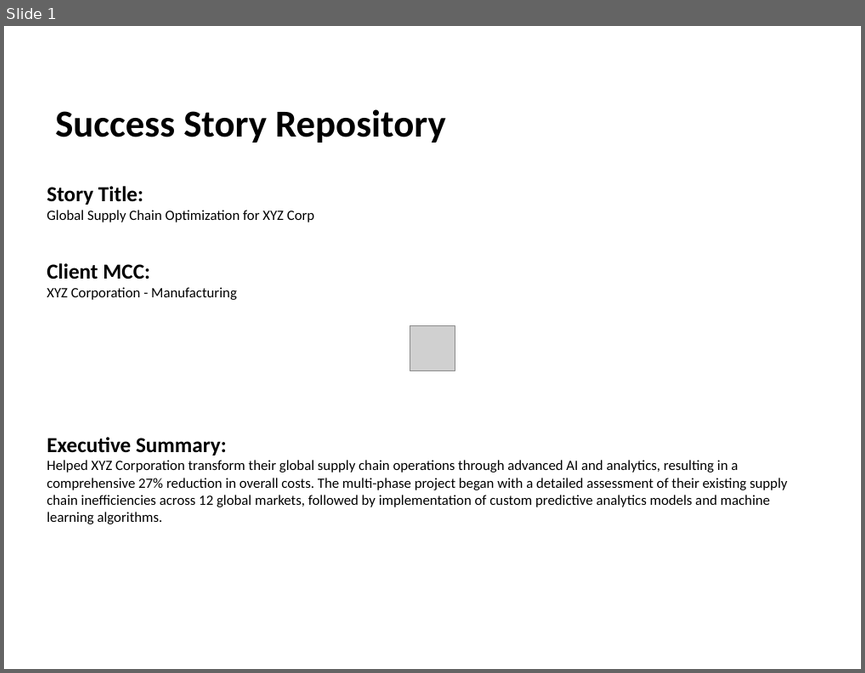
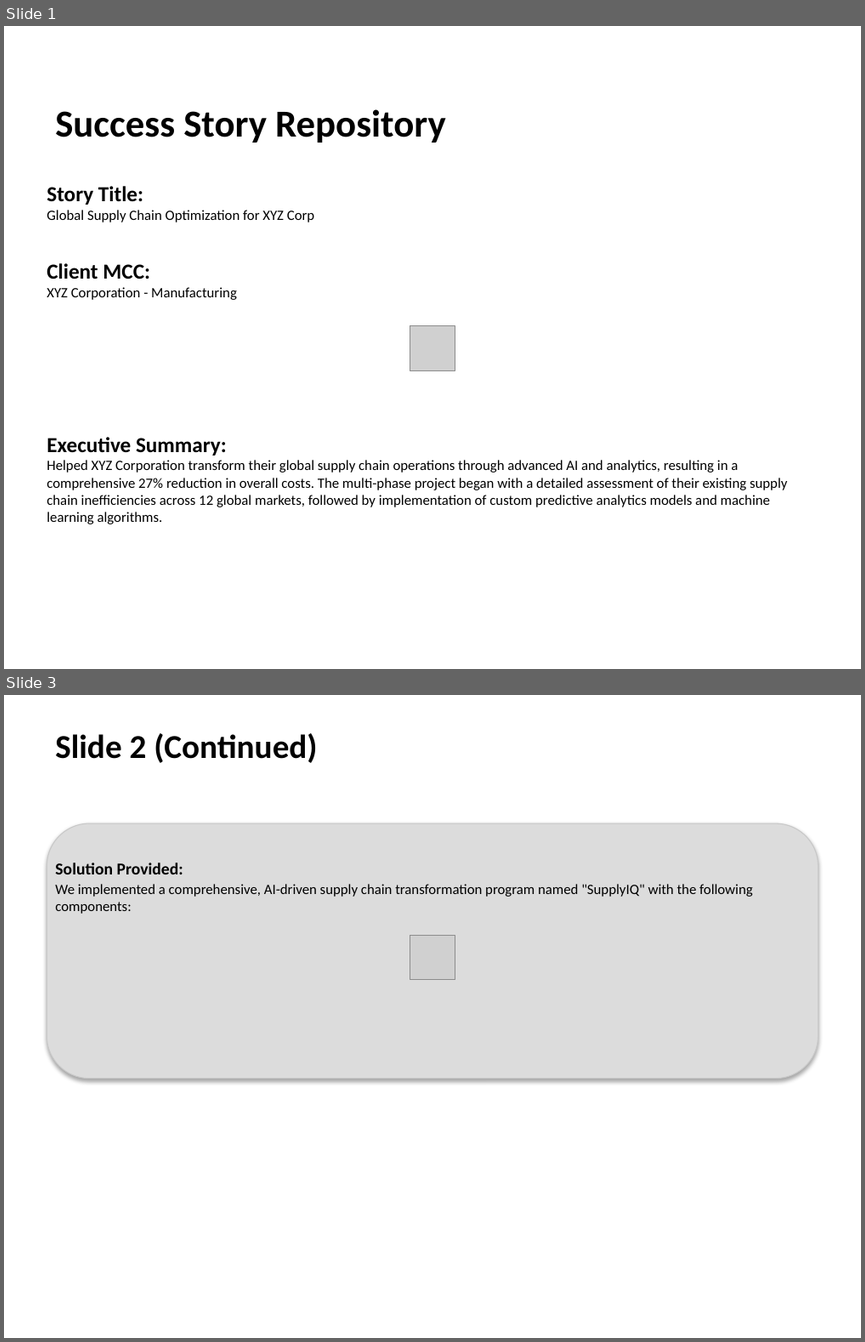
Before and after one commit to sirisurneni/htmltoppt, a slide deck: presentation.pptx. Shown one above the other, each under a label of ours: slide 1 before the commit, slides 1 and 3 after it; the slides between them are not shown. The pictures are 865x673 and 865x1342 pixels, drawn with LibreOffice and Linux fonts; fonts in the diff are those of the drawing; grey boxes stand for pictures. Boxes give left, top, right and bottom in pixels: in the first picture for what was removed or moved away, otherwise in the second. Text is boxed around its words. In the diff, an @@ line names an element or a change of style, - is before the commit and + after.

```diff
--- a/presentation.pptx
+++ b/presentation.pptx
@@ slide 3 added at bbox=[4, 695, 861, 1338], background #FFFFFF @@
@@ text added at bbox=[55, 733, 317, 763], 28 pt, text #000000, bold @@
+Slide 2 (Continued)
@@ rounded rectangle added at bbox=[46, 823, 818, 1078], fill #DCDCDC, outline #C8C8C8 0.75 pt @@
@@ text added at bbox=[55, 862, 753, 913], 12 pt, text #000000 @@
+Solution Provided:
+We implemented a comprehensive, AI-driven supply chain transformation program named "SupplyIQ" with the following components:
@@ picture added at bbox=[410, 935, 454, 980] @@
```
Also in this commit, not shown: 1 slide changed, 4 other files.
